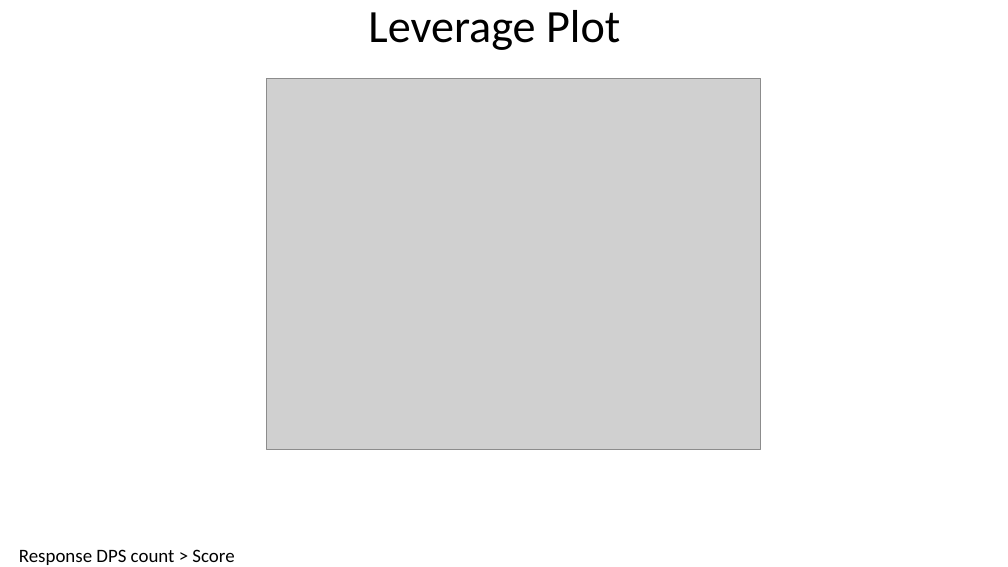
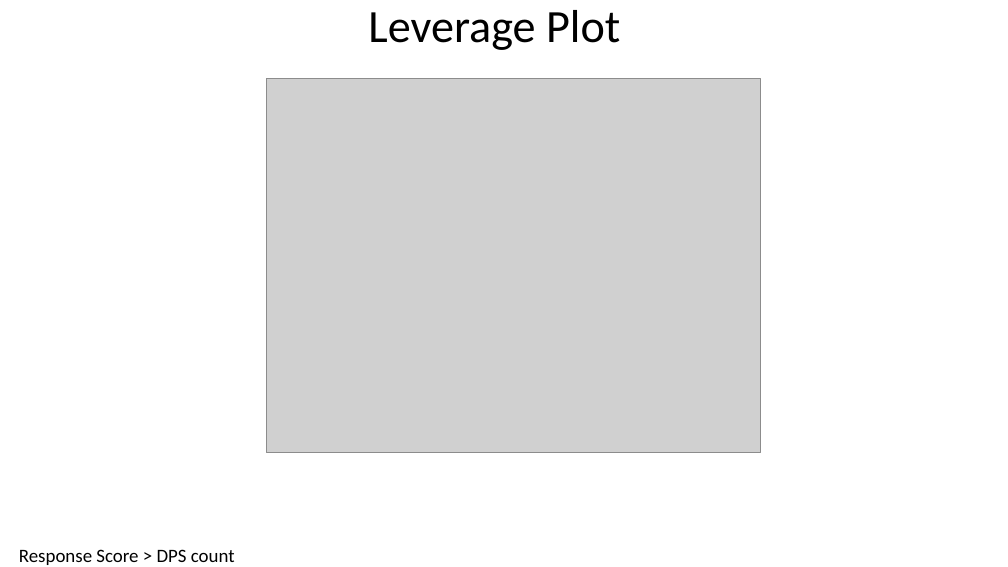
Before and after one commit to rifatsm/DPS-Classify-and-Analysis, a slide deck: slide 8 of Analysis by Quantile Values Nov 2018/From_Python_script/PS Count + Score + Quantile Merged/Fit Model.pptx. Drawn at 1008x567 pixels with LibreOffice and Linux fonts; fonts in the diff are those of the drawing; grey boxes stand for pictures. Boxes give left, top, right and bottom in pixels: in the first picture for what was removed or moved away, otherwise in the second. Text is boxed around its words. In the diff, an @@ line names an element or a change of style, - is before the commit and + after.

Commit message:
# Result PPTX from DPS count vs Project Score # RMD file for getting percentage of DPS distribution in projects

```diff
--- a/Analysis by Quantile Values Nov 2018/From_Python_script/PS Count + Score + Quantile Merged/Fit Model.pptx
+++ b/Analysis by Quantile Values Nov 2018/From_Python_script/PS Count + Score + Quantile Merged/Fit Model.pptx
@@ picture: place and size @@
-picture at (266,79,761,449)
+picture at (266,79,761,453)
@@ text at (19,549,235,565): text changed @@
-Response DPS count > Score
+Response Score > DPS count
```
Also in this commit, not shown: 7 other slides changed, 1 other file.
